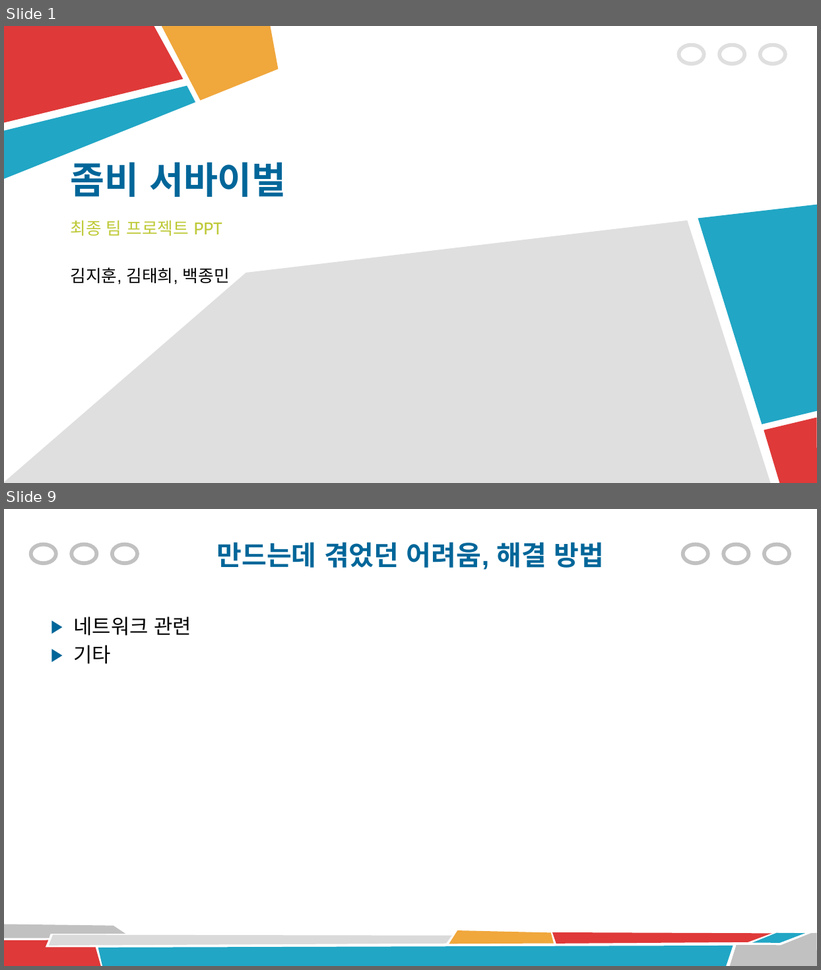
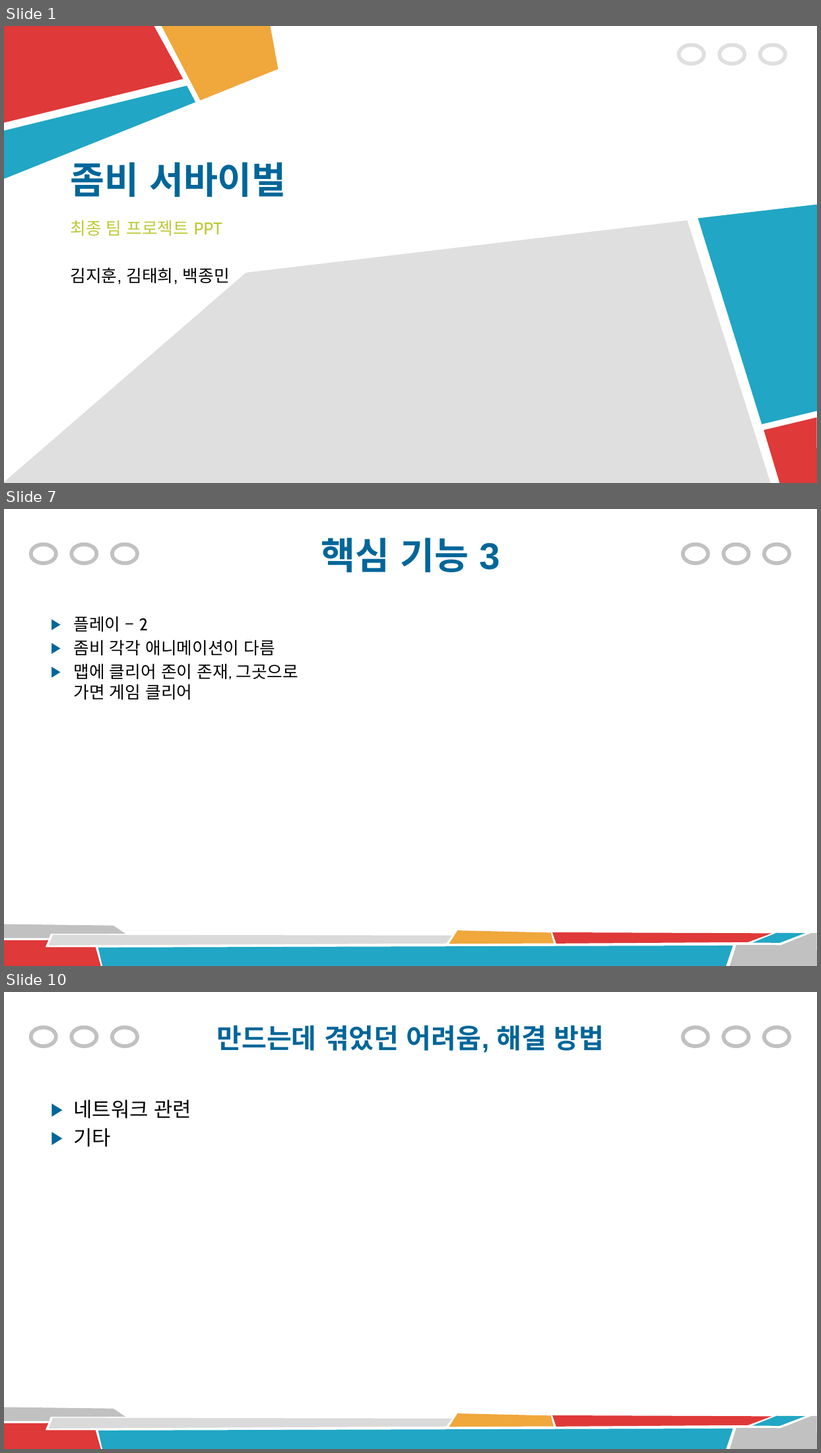
Before and after one commit to xogml01074/Final-Project, a slide deck: 최종 프로젝트(좀비 서바이벌).pptx. Shown one above the other, each under a label of ours: slides 1 and 9 before the commit, slides 1, 7 and 10 after it; the slides between them are not shown. The pictures are 821x970 and 821x1453 pixels, drawn with LibreOffice and Linux fonts; fonts in the diff are those of the drawing. Boxes give left, top, right and bottom in pixels: in the first picture for what was removed or moved away, otherwise in the second. Text is boxed around its words. In the diff, an @@ line names an element or a change of style, - is before the commit and + after.

```diff
--- a/최종 프로젝트(좀비 서바이벌).pptx
+++ b/최종 프로젝트(좀비 서바이벌).pptx
@@ slide 7 added at (x1=4, y1=509, x2=817, y2=966), background #FFFFFF; not listed: 14 template elements that a slide beside it also shows @@
@@ title added at (x1=321, y1=537, x2=500, y2=572), 44 pt, text #006699, bold @@
+핵심 기능 3
@@ text added at (x1=73, y1=616, x2=298, y2=700), 20 pt, text #000000 @@
+▶ 플레이 – 2
+▶ 좀비 각각 애니메이션이 다름
+▶ 맵에 클리어 존이 존재, 그곳으로 가면 게임 클리어
@@ what was slide 9 is now slide 10 @@
```
Also in this commit, not shown: 6 slides changed, 1 other slide added, 1 slide removed, 5 other files.
